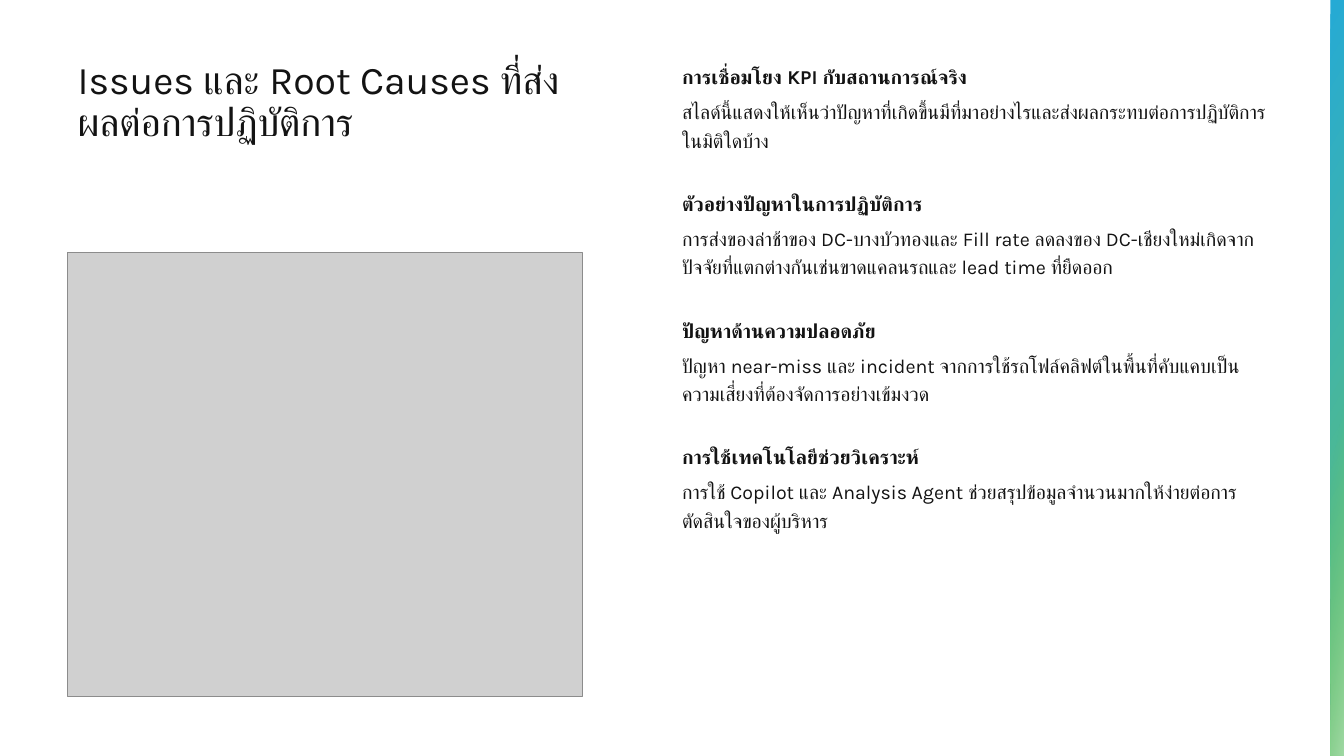
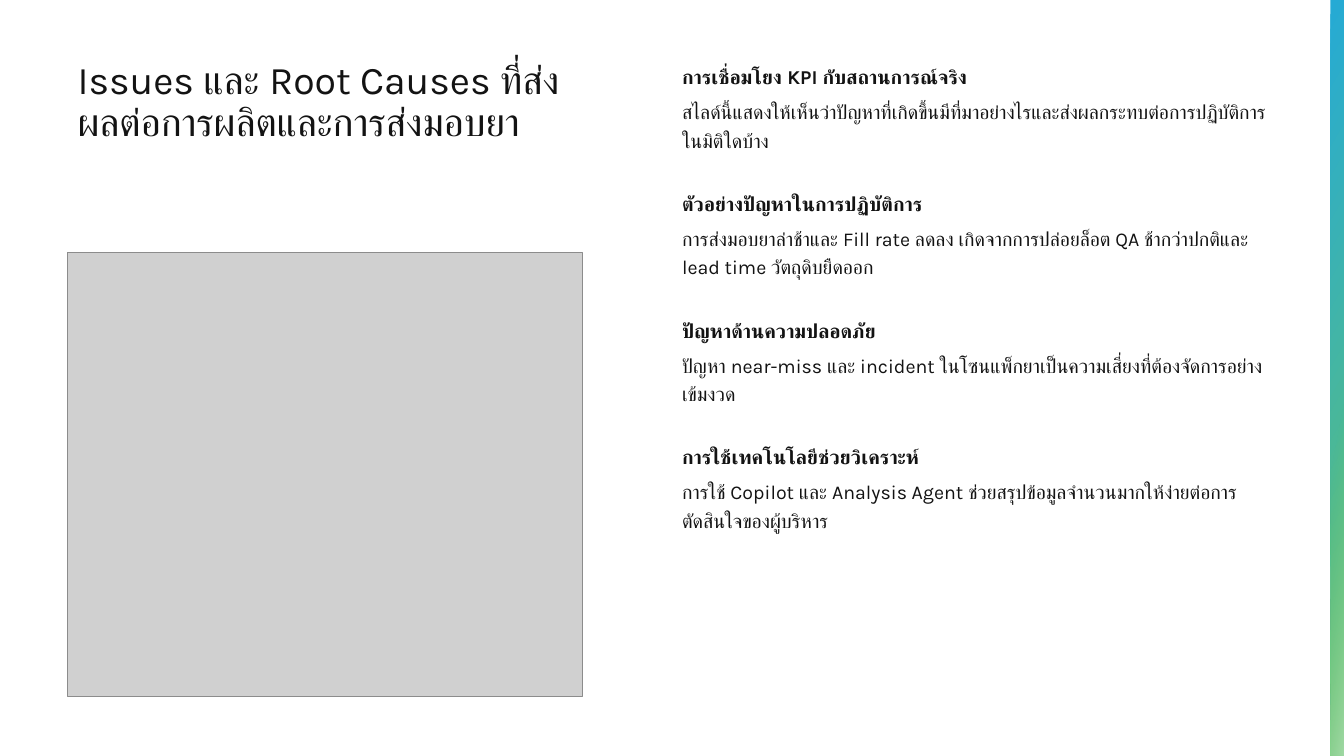
Before and after one commit to teerasej/ai-for-everyone, a slide deck: slide 9 of files/CPALL_Lab_PPT_Executive_Update_Template.pptx. Drawn at 1344x756 pixels with LibreOffice and Linux fonts; fonts in the diff are those of the drawing; grey boxes stand for pictures. Boxes give left, top, right and bottom in pixels: in the first picture for what was removed or moved away, otherwise in the second. Text is boxed around its words. In the diff, an @@ line names an element or a change of style, - is before the commit and + after.

```diff
--- a/files/CPALL_Lab_PPT_Executive_Update_Template.pptx
+++ b/files/CPALL_Lab_PPT_Executive_Update_Template.pptx
@@ title at box(78, 63, 559, 137): text changed @@
-Issues และ Root Causes ที่ส่งผลต่อการปฏิบัติการ
+Issues และ Root Causes ที่ส่งผลต่อการผลิตและการส่งมอบยา
@@ text at box(682, 231, 1248, 280): text changed @@
-  การส่งของล่าช้าของ DC-บางบัวทองและ Fill rate ลดลงของ DC-เชียงใหม่เกิดจากปัจจัยที่แตกต่างกันเช่นขาดแคลนรถและ lead time ที่ยืดออก
+  การส่งมอบยาล่าช้าและ Fill rate ลดลง เกิดจากการปล่อยล็อต QA ช้ากว่าปกติและ lead time วัตถุดิบยืดออก
@@ text at box(682, 358, 1263, 401): text changed @@
-  ปัญหา near-miss และ incident จากการใช้รถโฟล์คลิฟต์ในพื้นที่คับแคบเป็นความเสี่ยงที่ต้องจัดการอย่างเข้มงวด
+  ปัญหา near-miss และ incident ในโซนแพ็กยาเป็นความเสี่ยงที่ต้องจัดการอย่างเข้มงวด
```
Also in this commit, not shown: 5 other slides changed, 8 other files.
